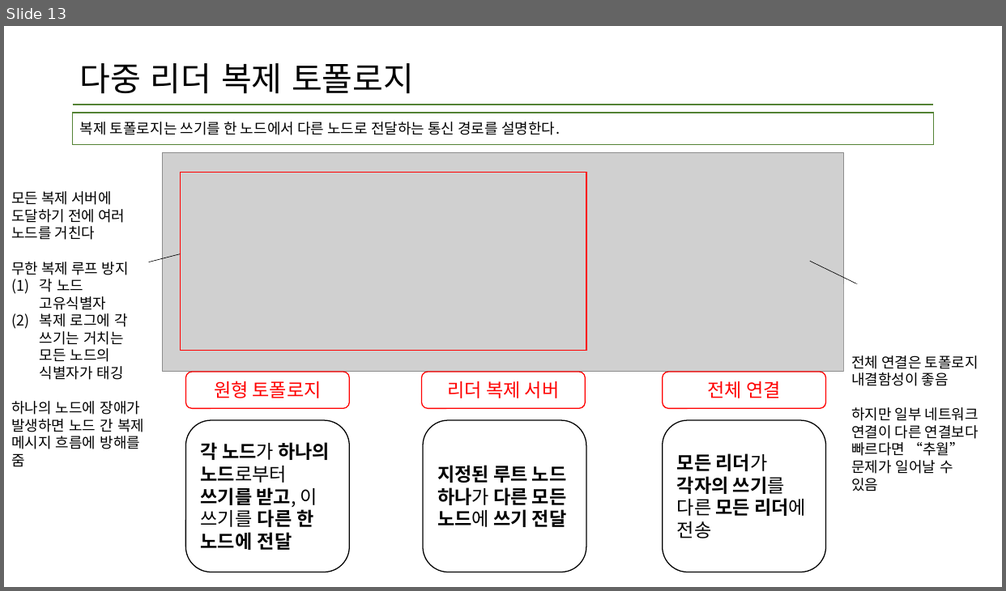
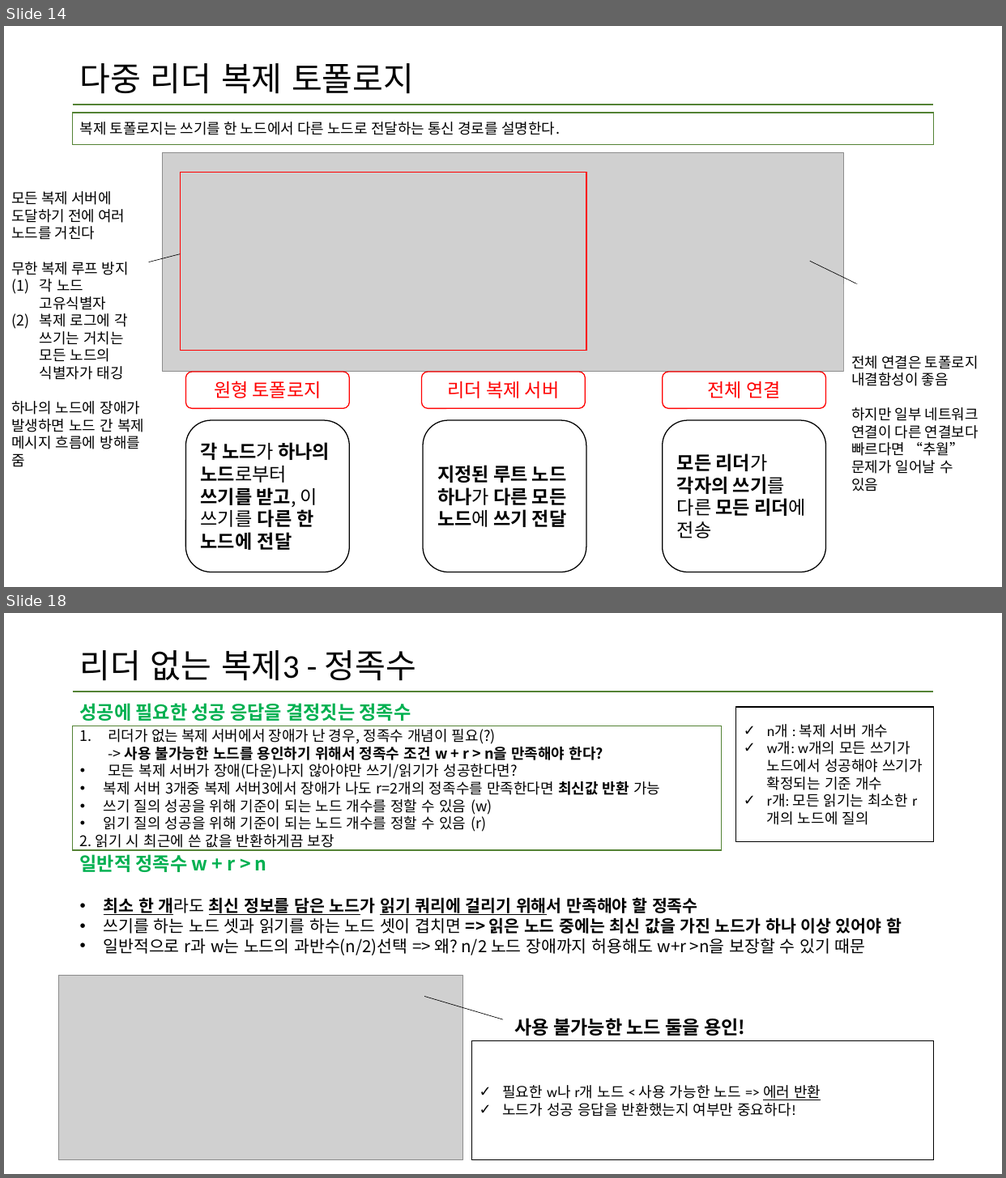
Before and after one commit to data-system-wiki/designing-data-intensive-applications, a slide deck: resources/chapter 5 summary.pptx. Shown one above the other, each under a label of ours: slide 13 before the commit, slides 14 and 18 after it; the slides between them are not shown. The pictures are 1006x591 and 1006x1178 pixels, drawn with LibreOffice and Linux fonts; fonts in the diff are those of the drawing; grey boxes stand for pictures. Boxes give left, top, right and bottom in pixels: in the first picture for what was removed or moved away, otherwise in the second. Text is boxed around its words. In the diff, an @@ line names an element or a change of style, - is before the commit and + after.

```diff
--- a/resources/chapter 5 summary.pptx
+++ b/resources/chapter 5 summary.pptx
@@ slide 18 added at (4, 613, 1002, 1174), background #FFFFFF; not listed: 1 template element that a slide beside it also shows @@
@@ title added at (80, 650, 416, 681), 32 pt, text #000000 @@
+리더 없는 복제3 - 정족수
@@ text added at (80, 703, 411, 721), 18 pt, text #00B050, bold @@
+성공에 필요한 성공 응답을 결정짓는 정족수
@@ rectangle added at (736, 707, 933, 841), outline #000000 1 pt, 14 pt, text #000000 @@
+✓ n개 : 복제 서버 개수
+✓ w개: w개의 모든 쓰기가 노드에서 성공해야 쓰기가 확정되는 기준 개수
+✓ r개: 모든 읽기는 최소한 r개의 노드에 질의
@@ rectangle added at (73, 726, 722, 850), outline #538234 1 pt, 14 pt, text #000000 @@
+1. 리더가 없는 복제 서버에서 장애가 난 경우, 정족수 개념이 필요(?)
+   -> 사용 불가능한 노드를 용인하기 위해서 정족수 조건 w + r > n을 만족해야 한다?
+• 모든 복제 서버가 장애(다운)나지 않아야만 쓰기/읽기가 성공한다면?
+• 복제 서버 3개중 복제 서버3에서 장애가 나도 r=2개의 정족수를 만족한다면 최신값 반환 가능
+• 쓰기 질의 성공을 위해 기준이 되는 노드 개수를 정할 수 있음 (w)
+• 읽기 질의 성공을 위해 기준이 되는 노드 개수를 정할 수 있음 (r)
+2. 읽기 시 최근에 쓴 값을 반환하게끔 보장
@@ text added at (80, 854, 267, 872), 18 pt, text #00B050, bold @@
+일반적 정족수 w + r > n
@@ text added at (104, 897, 901, 956), 16 pt, text #000000 @@
+• 최소 한 개라도 최신 정보를 담은 노드가 읽기 쿼리에 걸리기 위해서 만족해야 할 정족수
+• 쓰기를 하는 노드 셋과 읽기를 하는 노드 셋이 겹치면 => 읽은 노드 중에는 최신 값을 가진 노드가 하나 이상 있어야 함
+• 일반적으로 r과 w는 노드의 과반수(n/2)선택 => 왜? n/2 노드 장애까지 허용해도 w+r >n을 보장할 수 있기 때문
@@ picture added at (58, 975, 463, 1161) @@
@@ line added from (424, 996) to (503, 1020), #000000 0.5 pt @@
@@ text added at (515, 1018, 745, 1036), 18 pt, text #000000, bold @@
+사용 불가능한 노드 둘을 용인!
@@ rectangle added at (472, 1041, 934, 1161), outline #000000 1 pt, 14 pt, text #000000 @@
+✓ 필요한 w나 r개 노드 < 사용 가능한 노드 => 에러 반환
+✓ 노드가 성공 응답을 반환했는지 여부만 중요하다!
@@ what was slide 13 is now slide 14 @@
```
Also in this commit, not shown: 2 slides changed, 10 other slides added.
